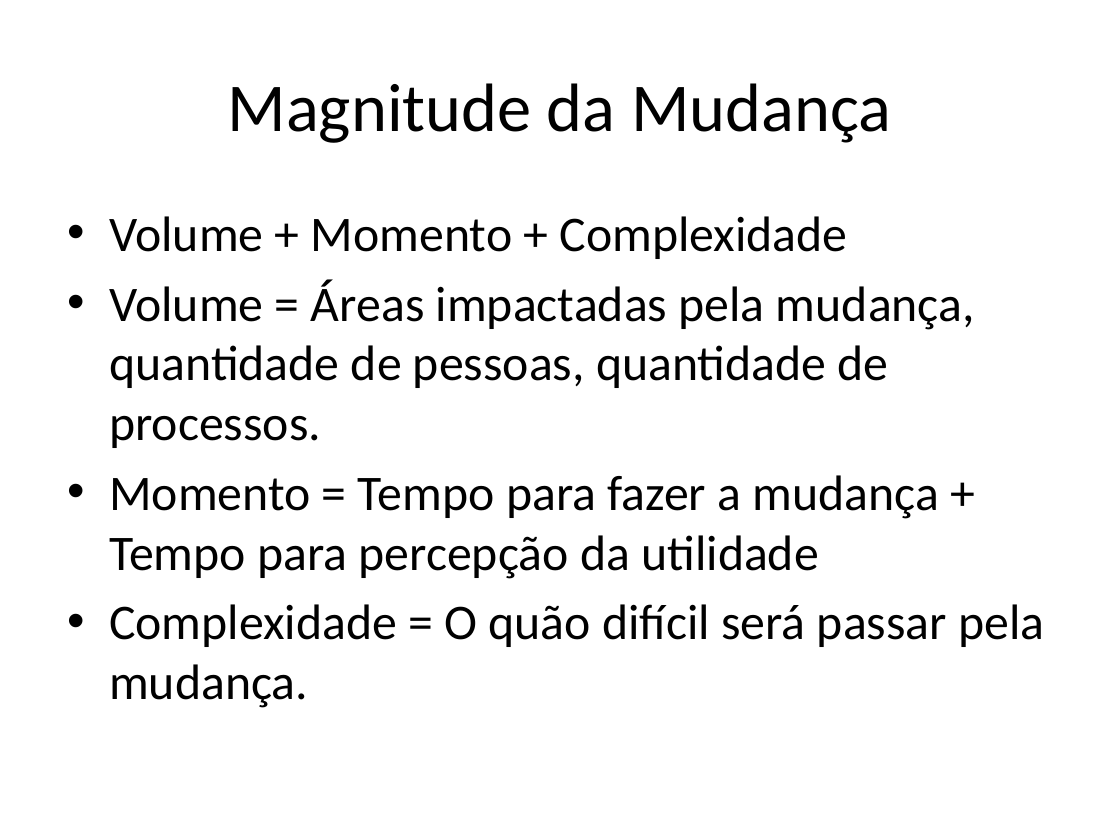
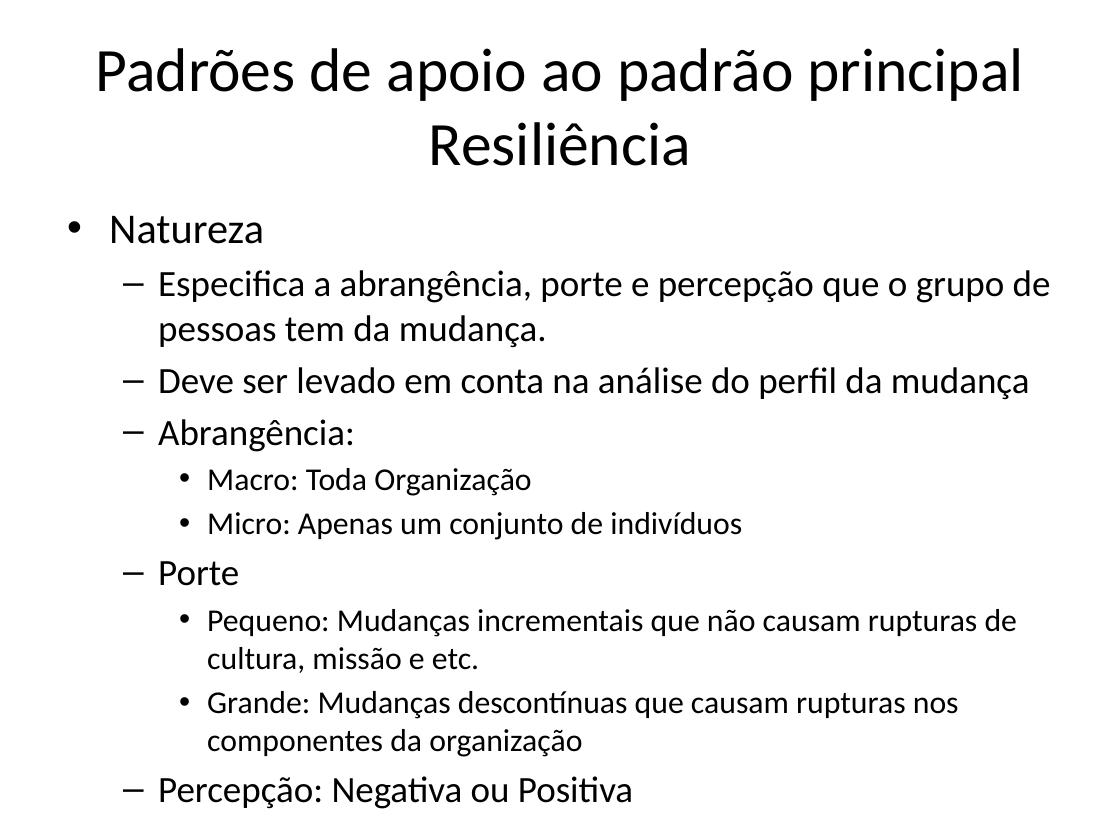
Before and after one commit to avelinoferreiragf/avelino, a slide deck: slide 4 of Gestao Estrategica TI/03 - Gestao de Mudancas/Estudo.pptx (slide 2 before the commit). Drawn at 1120x840 pixels with LibreOffice and Linux fonts; fonts in the diff are those of the drawing. Boxes give left, top, right and bottom in pixels: in the first picture for what was removed or moved away, otherwise in the second. Text is boxed around its words. In the diff, an @@ line names an element or a change of style, - is before the commit and + after.

Commit message:
Estudo para a prova de Gestão de Mudanças

```diff
--- a/Gestao Estrategica TI/03 - Gestao de Mudancas/Estudo.pptx
+++ b/Gestao Estrategica TI/03 - Gestao de Mudancas/Estudo.pptx
@@ title at [96,48,1023,166]: text changed; size 44 to 39.6 pt @@
-Magnitude da Mudança
+Padrões de apoio ao padrão principal Resiliência
@@ text at [109,215,1051,757]: text changed; size 32 to 20.4 pt @@
-• Volume + Momento + Complexidade
-• Volume = Áreas impactadas pela mudança, quantidade de pessoas, quantidade de processos.
-• Momento = Tempo para fazer a mudança + Tempo para percepção da utilidade
-• Complexidade = O quão difícil será passar pela mudança.
+• Natureza
+  – Especifica a abrangência, porte e percepção que o grupo de pessoas tem da mudança.
+  – Deve ser levado em conta na análise do perfil da mudança
+  – Abrangência:
+    • Macro: Toda Organização
+    • Micro: Apenas um conjunto de indivíduos
+  – Porte
+    • Pequeno: Mudanças incrementais que não causam rupturas de cultura, missão e etc.
+    • Grande: Mudanças descontínuas que causam rupturas nos componentes da organização
+  – Percepção: Negativa ou Positiva
```
Also in this commit, not shown: 1 other slide changed, 18 slides added, 4 slides removed, 2 other files.
